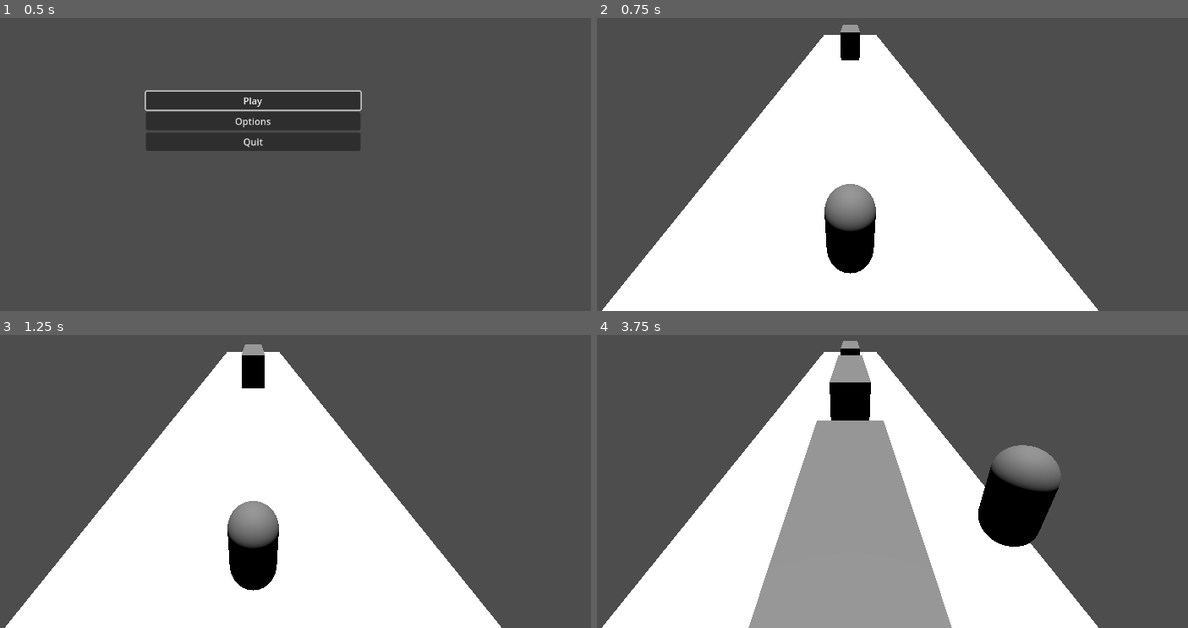
Above: before the commit, frames 1-4 (two rows, left to right).
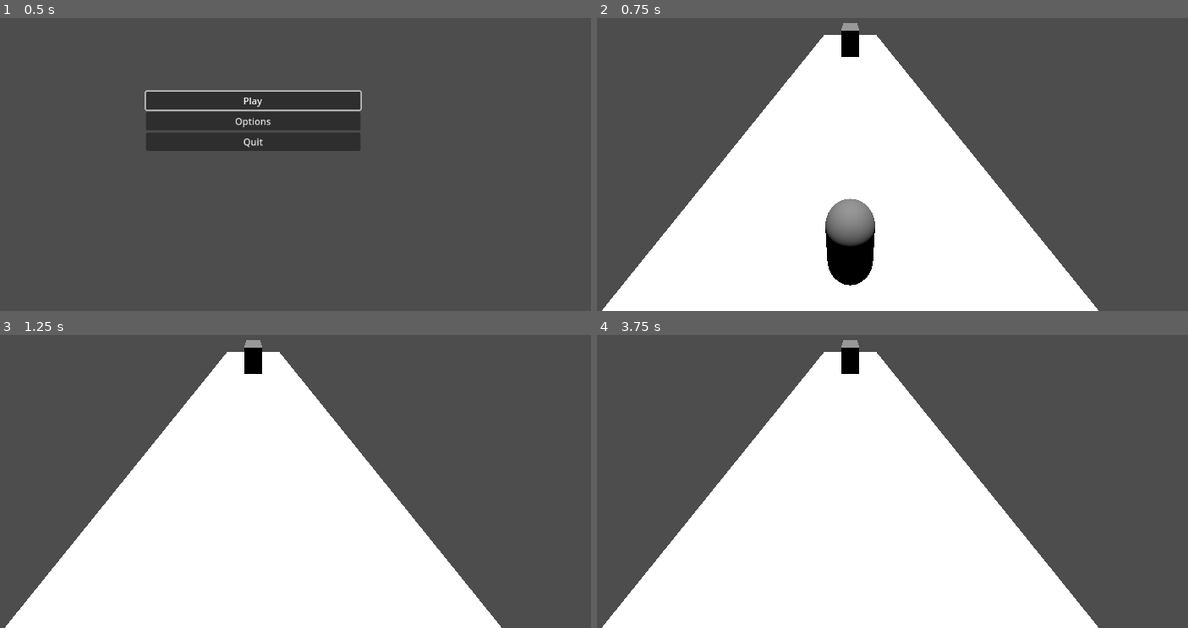
Above: after the commit, the same moments.

Repository: leoag3/projIndaGameLL
Game: Godot game, scene res://scenes/StartMenu.tscn
Same seed, same stepped clock (60 frames per second), same inputs: the game is played once before the commit and once after it.
Inputs:
- Up to frame 1 (0.5 s): no input
- Up to frame 2 (0.75 s): click "Play" at 0.5 s
- Up to frame 3 (1.25 s): no input
- Up to frame 4 (3.75 s): hold Right (ui_right) 1.28-2.03 s; hold Down (ui_down) 2.03-2.78 s; hold Right (ui_right) 2.78-3.53 s; hold Up (ui_up) from 3.53 s (still down)

Frame 1 is identical in both runs. In frame 2, 1.7% of the frame differs, in the area x 38-48%, y 1-92%; in frame 3, 2.6%; in frame 4, 21%, in the area x 25-79%, y 1-100%.

Commit message:
cleanup file structure

Diff:
--- a/floorShape.tres
+++ /dev/null
@@ -1,4 +0,0 @@
-[gd_resource type="BoxShape3D" format=3 uid="uid://b52r1je4kbpem"]
-
-[resource]
-size = Vector3(10, 0.15, 49.6924)
--- a/obstacle.gdshader
+++ /dev/null
@@ -1,20 +0,0 @@
-shader_type canvas_item;
-
-uniform sampler2D SCREEN_TEXTURE : hint_screen_texture, filter_linear;
-uniform float bend_strength : hint_range(0.0, 2.0) = 1.0;
-
-void fragment() {
-    vec2 uv = SCREEN_UV;
-
-    // Keep UV safe before distortion
-    float safe_y = clamp(uv.y, 0.0, 1.0);
-    float curve = pow(1.0 - safe_y, 2.0) * bend_strength;
-
-    vec2 warped_uv = vec2(uv.x, uv.y - curve);
-    warped_uv = clamp(warped_uv, vec2(0.001), vec2(0.999)); // extra margin
-
-    // Optional fade at screen edges to hide artifacts
-    float fade = smoothstep(0.0, 0.05, warped_uv.y) * smoothstep(1.0, 0.95, warped_uv.y);
-
-    COLOR = texture(SCREEN_TEXTURE, warped_uv) * fade;
-}
--- a/scene.gdshader
+++ /dev/null
@@ -1,20 +0,0 @@
-shader_type canvas_item;
-
-uniform sampler2D SCREEN_TEXTURE : hint_screen_texture, filter_linear;
-uniform float bend_strength : hint_range(0.0, 2.0) = 0.3;
-
-void fragment() {
-    vec2 uv = SCREEN_UV;
-
-    // Keep UV safe before distortion
-    float safe_y = clamp(uv.y, 0.0, 1.0);
-    float curve = pow(1.0 - safe_y, 2.0) * bend_strength;
-
-    vec2 warped_uv = vec2(uv.x, uv.y - curve);
-    warped_uv = clamp(warped_uv, vec2(0.001), vec2(0.999)); // extra margin
-
-    // Optional fade at screen edges to hide artifacts
-    float fade = smoothstep(0.0, 0.05, warped_uv.y) * smoothstep(1.0, 0.95, warped_uv.y);
-
-    COLOR = texture(SCREEN_TEXTURE, warped_uv) * fade;
-}
--- a/obstacle.tscn
+++ b/scenes/obstacle.tscn
@@ -1,11 +1,4 @@
-[gd_scene load_steps=6 format=3 uid="uid://myiaq62iegj"]
-
-[ext_resource type="Script" uid="uid://ch6u174d4ipem" path="res://obstacle.gd" id="1_sl1jc"]
-[ext_resource type="Shader" uid="uid://6mve25bitqi6" path="res://obstacle.gdshader" id="2_aubd6"]
-
-[sub_resource type="ShaderMaterial" id="ShaderMaterial_vcivv"]
-shader = ExtResource("2_aubd6")
-shader_parameter/bend_strength = 0.3
+[gd_scene load_steps=3 format=3 uid="uid://budws5d3f37jn"]
 
 [sub_resource type="BoxMesh" id="BoxMesh_u3cyc"]
 
@@ -13,11 +6,9 @@
 size = Vector3(10, 3, 2)
 
 [node name="Obstacle" type="StaticBody3D"]
-script = ExtResource("1_sl1jc")
 
 [node name="MeshInstance3D" type="MeshInstance3D" parent="."]
 transform = Transform3D(-4.37114e-07, 0, 2, 0, 3, 0, -10, 0, -8.74228e-08, 0, 0, 0)
-material_override = SubResource("ShaderMaterial_vcivv")
 mesh = SubResource("BoxMesh_u3cyc")
 
 [node name="CollisionShape3D" type="CollisionShape3D" parent="."]
--- a/scenes/scene.tscn
+++ b/scenes/scene.tscn
@@ -1,11 +1,10 @@
 [gd_scene load_steps=11 format=3 uid="uid://c45kjfv7lfn47"]
 
-[ext_resource type="Script" uid="uid://cbknj1xk2qchv" path="res://playerController.gd" id="1_1kc1q"]
+[ext_resource type="Script" uid="uid://cbknj1xk2qchv" path="res://Player/playerController.gd" id="1_1kc1q"]
 [ext_resource type="Script" uid="uid://blvj7i720ee3m" path="res://scenes/Menu scripts/sceneScript.gd" id="1_5fb3c"]
-[ext_resource type="Shape3D" uid="uid://b52r1je4kbpem" path="res://floorShape.tres" id="2_4msxo"]
 [ext_resource type="AudioStream" uid="uid://bah6fscrpdadt" path="res://Audio/Music/SubMidgame.mp3" id="3_4msxo"]
-[ext_resource type="PackedScene" uid="uid://myiaq62iegj" path="res://obstacle.tscn" id="4_m7jmp"]
-[ext_resource type="Script" uid="uid://b04fcomka30sb" path="res://obstacle_manager.gd" id="4_u3cyc"]
+[ext_resource type="Script" uid="uid://b04fcomka30sb" path="res://ObstacleHandling/obstacle_manager.gd" id="4_u3cyc"]
+[ext_resource type="PackedScene" uid="uid://budws5d3f37jn" path="res://scenes/obstacle.tscn" id="5_gjmho"]
 
 [sub_resource type="CapsuleMesh" id="CapsuleMesh_drvgu"]
 
@@ -15,6 +14,8 @@
 
 [sub_resource type="BoxMesh" id="BoxMesh_nxogm"]
 size = Vector3(1, 1, 5)
+
+[sub_resource type="BoxShape3D" id="BoxShape3D_gjmho"]
 
 [node name="Node3D" type="Node3D"]
 script = ExtResource("1_5fb3c")
@@ -37,8 +38,8 @@
 mesh = SubResource("BoxMesh_nxogm")
 
 [node name="CollisionShape3D" type="CollisionShape3D" parent="Floor"]
-transform = Transform3D(1, 0, 0, 0, 1, 0, 0, 0, 1, 0, 0, -16)
-shape = ExtResource("2_4msxo")
+transform = Transform3D(1, 0, 0, 0, 1, 0, 0, 0, 1, -0.054, -0.439, -20.799)
+shape = SubResource("BoxShape3D_gjmho")
 
 [node name="DirectionalLight3D" type="DirectionalLight3D" parent="."]
 transform = Transform3D(1, 0, 0, 0, -0.0142763, 0.999898, 0, -0.999898, -0.0142763, 1.54802, 4.49695, 1.13692)
@@ -53,4 +54,4 @@
 
 [node name="ObstacleManager" type="Node3D" parent="."]
 script = ExtResource("4_u3cyc")
-obstacle_scene = ExtResource("4_m7jmp")
+obstacle_scene = ExtResource("5_gjmho")
Renamed: obstacle.gd -> ObstacleHandling/obstacle.gd
Renamed: obstacle.gd.uid -> ObstacleHandling/obstacle.gd.uid
Renamed: obstacle_manager.gd -> ObstacleHandling/obstacle_manager.gd
Renamed: obstacle_manager.gd.uid -> ObstacleHandling/obstacle_manager.gd.uid
Renamed: playerController.gd -> Player/playerController.gd
Renamed: playerController.gd.uid -> Player/playerController.gd.uid
Not shown, removed: obstacle.gdshader.uid
Not shown, removed: scene.gdshader.uid
